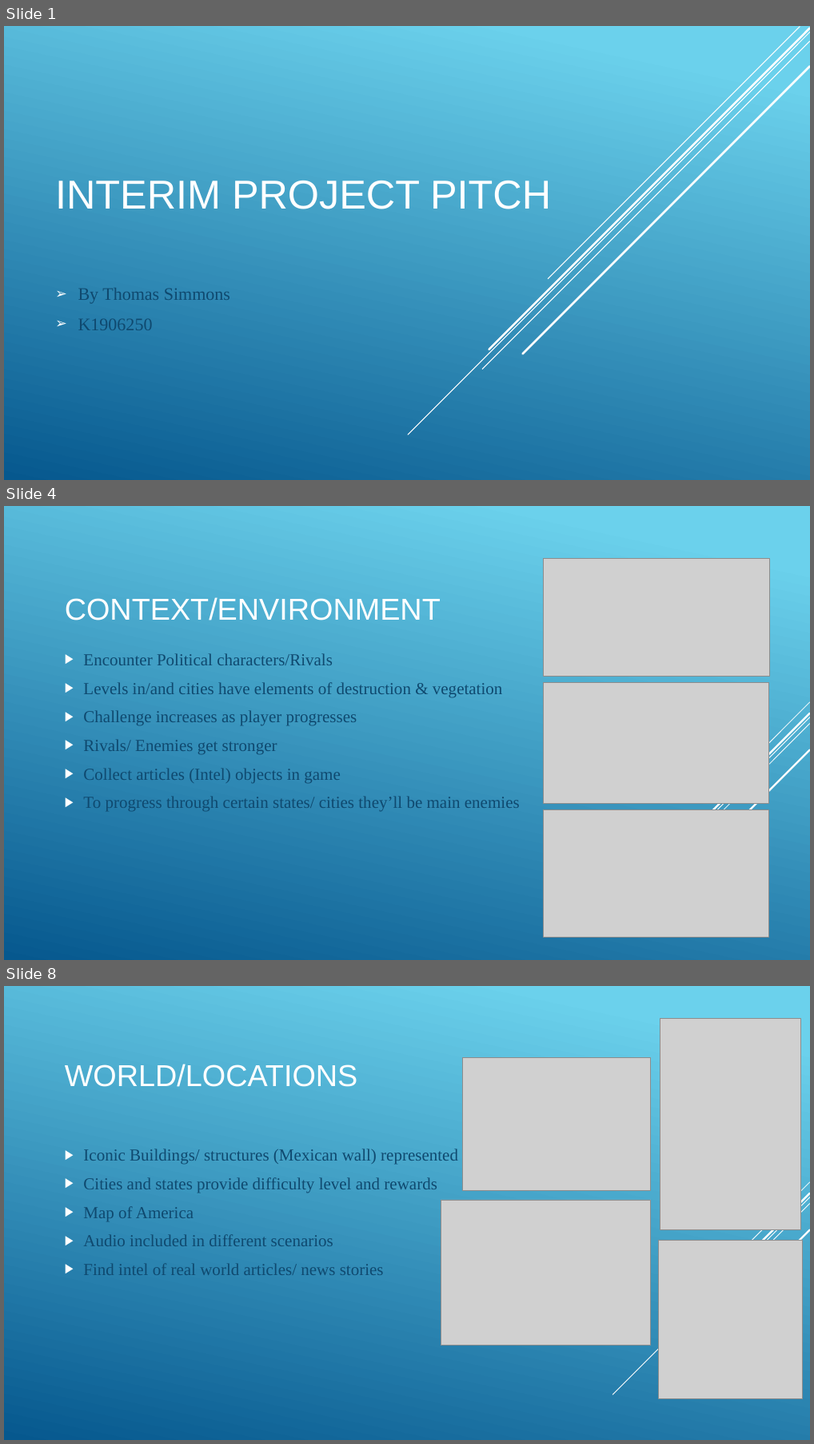
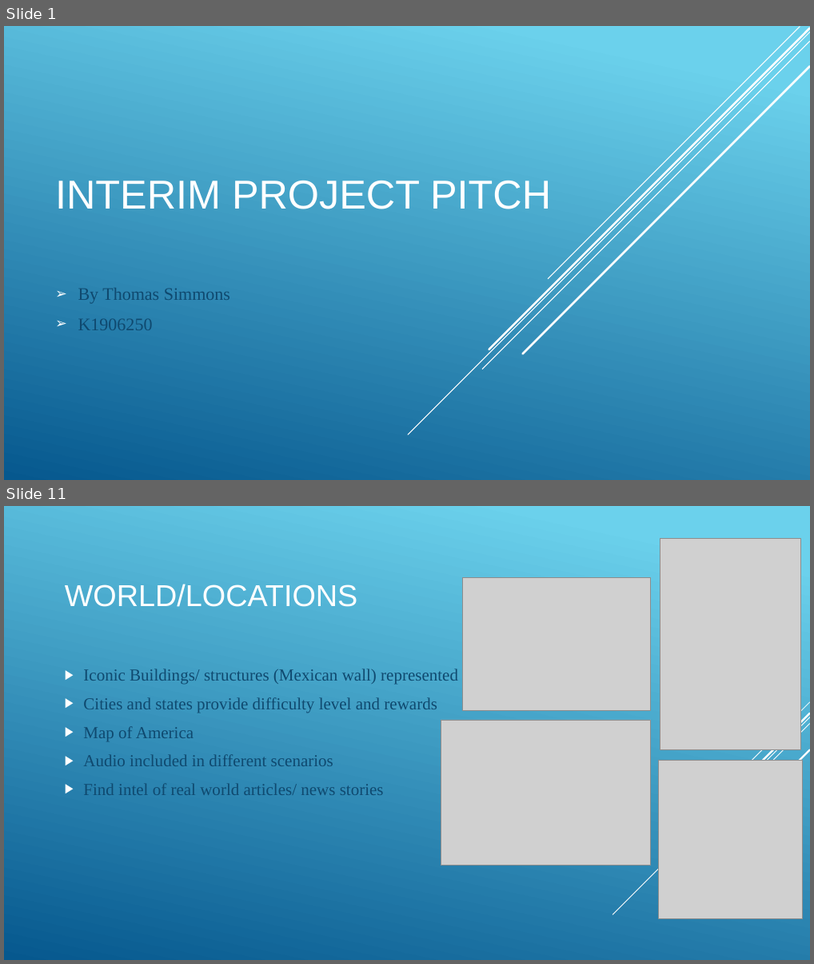
Before and after one commit to ThomasWSimmons/Masters_Uni, a slide deck: Game Design (Dissertation)/Interum Project Presentation/Final Interim Project Pitch (America Down Under).pptx. Shown one above the other, each under a label of ours: slides 1, 4 and 8 before the commit, slides 1 and 11 after it; the slides between them are not shown. The pictures are 814x1444 and 814x964 pixels, drawn with LibreOffice and Linux fonts; fonts in the diff are those of the drawing; grey boxes stand for pictures. Boxes give left, top, right and bottom in pixels: in the first picture for what was removed or moved away, otherwise in the second. Text is boxed around its words. In the diff, an @@ line names an element or a change of style, - is before the commit and + after.

```diff
--- a/Game Design (Dissertation)/Interum Project Presentation/Final Interim Project Pitch (America Down Under).pptx
+++ b/Game Design (Dissertation)/Interum Project Presentation/Final Interim Project Pitch (America Down Under).pptx
@@ slide 4 removed at (x1=4, y1=506, x2=810, y2=960), background gradient #6ED2EB to #06588E; not listed: 5 template elements that a slide beside it also shows @@
@@ picture removed at (x1=544, y1=558, x2=770, y2=676) @@
@@ title removed at (x1=65, y1=597, x2=441, y2=620) @@
-CONTEXT/ENVIRONMENT
@@ text removed at (x1=83, y1=653, x2=520, y2=811) @@
-▶ Encounter Political characters/Rivals
-▶ Levels in/and cities have elements of destruction & vegetation
-▶ Challenge increases as player progresses
-▶ Rivals/ Enemies get stronger
-▶ Collect articles (Intel) objects in game
-▶ To progress through certain states/ cities they’ll be main enemies
@@ picture removed at (x1=544, y1=683, x2=770, y2=804) @@
@@ picture removed at (x1=544, y1=810, x2=770, y2=936) @@
@@ what was slide 8 is now slide 11 @@
```
Also in this commit, not shown: 5 slides changed, 5 slides added, 1 other slide removed, 52 other files.
